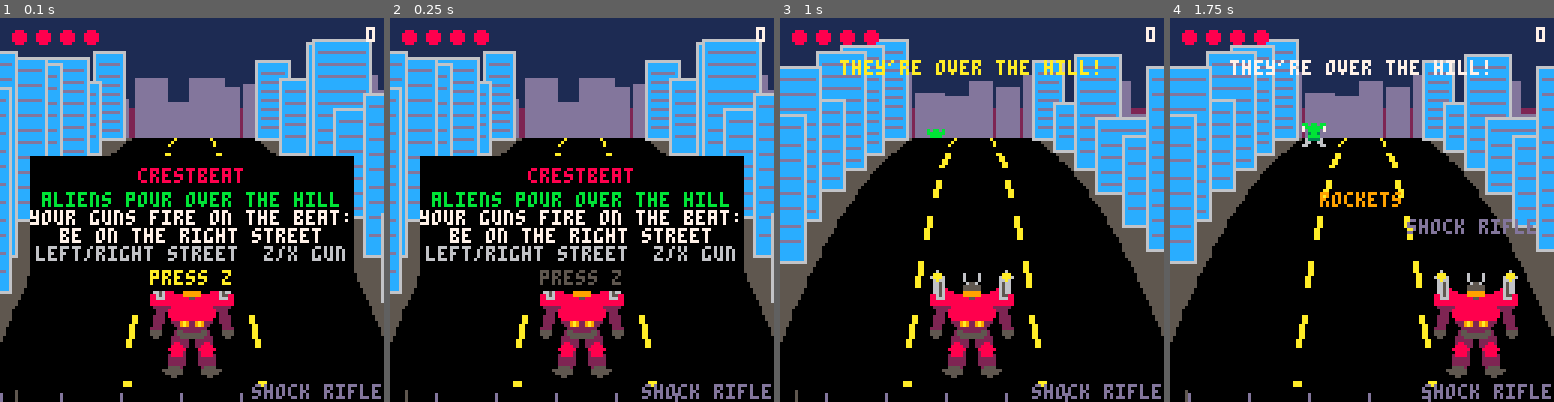
Above: before the commit, frames 1-4 (left to right).
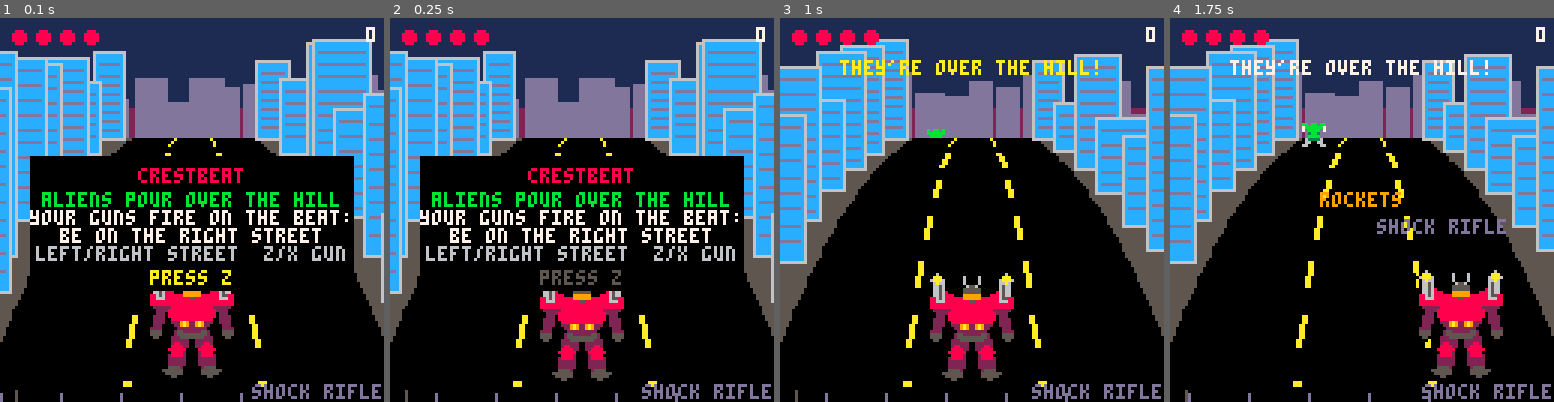
Above: after the commit, the same moments.

Repository: drachis/carts
Game: PICO-8 cartridge proj/crestbeat/crestbeat.p8
Two runs of this game, one before a commit and one after it. Both use one fixed random seed, a clock stepped at 60 frames per second and the inputs below.
Inputs:
- Up to frame 1 (0.1 s): no input
- Up to frame 2 (0.25 s): no input
- Up to frame 3 (1 s): tap X (X key) at 0.33 s; tap O (Z key) at 0.7 s
- Up to frame 4 (1.75 s): tap X (X key) at 1.07 s; hold Right from 1.6 s (still down); tap O (Z key) at 1.7 s

Frame 1 is identical in both runs. In frame 2, 1.1% of the frame differs, in the area x 39-61%, y 71-95%; in frame 3, 1.4%; in frame 4, 5.0%, in the area x 53-96%, y 52-94%.

Commit message:
crestbeat-smooth: the robot springs between streets (about 1.5px past, settled in 10 frames; the guns switch street at once), the reticle glides between targets, and the beat pulse is a smooth wave the bobs follow. 5774 tokens
Co-Authored-By: Claude Opus 5.5 <noreply@anthropic.com>

Diff:
--- a/proj/crestbeat/data.lua
+++ b/proj/crestbeat/data.lua
@@ -41,6 +41,8 @@
 idle_beats=4
 surge=0.12
 straddle=0.7
+robot_spring=0.45
+robot_damping=0.45
 payout_rest=24
 row_frames=10
 count_frames=8
--- a/proj/crestbeat/main.lua
+++ b/proj/crestbeat/main.lua
@@ -2,6 +2,7 @@
  mode=new_mode
  clock,next_beat,combo,score,shake,pulse,ended=0,0,0,0,0,0,0
  scroll,travel_speed,crest_y=0,0,horizon
+ aim_x,aim_y,aim_half=64,100,8
  aliens,sparks,rings,popups,beams,fallen={},{},{},{},{},{}
  reset_stats()
  make_city()
@@ -73,7 +74,6 @@
 end
 
 function on_beat(beat)
- pulse=1
  for hazard in all(hazards) do
   if hazard.land==beat then land_spit(hazard) end
  end
@@ -136,7 +136,6 @@
  else
   ended+=1
   clock+=1/frames_per_beat
-  if clock%1<1/frames_per_beat then pulse=1 end
   if mode!="title" then update_payout() end
   if pressed and ended>15 and (mode=="title" or payout_done()) then start_play() end
  end
@@ -153,7 +152,12 @@
   else
    x,y,scale=alien_centre(target)
   end
-  local half,colour=12*scale+2+pulse*2,target.penalty and 8 or 10
+  local colour=target.penalty and 8 or 10
+  aim_x+=(x-aim_x)*0.4
+  aim_y+=(y-aim_y)*0.4
+  aim_half+=(12*scale+2+pulse*2-aim_half)*0.4
+  x,y=aim_x,aim_y
+  local half=aim_half
   for side=-1,1,2 do
    for up=-1,1,2 do
     local cx,cy=x+side*half,y+up*half
--- a/proj/crestbeat/robot.lua
+++ b/proj/crestbeat/robot.lua
@@ -1,5 +1,5 @@
 function reset_robot()
- robot={lane=0,x=64,hp=max_hp,hurt=0,recoil=0,lift=0,shots=0,glow=0,moved=0}
+ robot={lane=0,x=64,vx=0,hp=max_hp,hurt=0,recoil=0,lift=0,shots=0,glow=0,moved=0}
  equip(start_gun)
 end
 
@@ -27,7 +27,8 @@
   popup(guns[robot.gun].name,robot.x,68-robot.lift,guns[robot.gun].colour)
   sfx(5)
  end
- robot.x+=(64+robot.lane*40-robot.x)*0.6
+ robot.vx=(robot.vx+(64+robot.lane*40-robot.x)*robot_spring)*robot_damping
+ robot.x+=robot.vx
  robot.hurt=max(robot.hurt-1)
  robot.glow=max(robot.glow-1)
  robot.recoil*=0.5
@@ -99,7 +100,7 @@
 end
 
 function draw_robot()
- local top=84+(pulse>0.5 and 1 or 0)+robot.recoil-robot.lift
+ local top=84+(1-pulse)*1.5+robot.recoil-robot.lift
  if robot.lift>1 then
   for jet=-8,8,16 do
    for step=0,robot.lift do
--- a/proj/crestbeat/tests/test_rhythm.lua
+++ b/proj/crestbeat/tests/test_rhythm.lua
@@ -335,6 +335,17 @@
  check("the robot is drawn from the map at its full size",red,"red found: "..tostr(red))
  check("and the sprite sheet it borrowed is put back",before==after,"sheet "..(before==after and "restored" or "changed"))
 
+ reset("play")
+ robot.lane=1
+ local furthest,settled=64
+ for frame=1,30 do
+  robot.vx=(robot.vx+(64+robot.lane*40-robot.x)*robot_spring)*robot_damping
+  robot.x+=robot.vx
+  furthest=max(furthest,robot.x)
+  if not settled and abs(robot.x-104)<1 and abs(robot.vx)<0.5 then settled=frame end
+ end
+ check("the robot springs between streets, a little past and back",furthest>105 and furthest<108 and settled and settled<=12,"overshoots to "..furthest..", settles in "..tostr(settled).." frames")
+
  printh("ok rhythm")
  extcmd("shutdown")
 end
--- a/proj/crestbeat/titan.lua
+++ b/proj/crestbeat/titan.lua
@@ -151,7 +151,7 @@
   draw_limb(knee_x,knee_y,foot_x,foot_y,5,4,colour)
   sspr(88,72,16,8,foot_x-8,foot_y-3)
  end
- local bob=pulse>0.5 and 1 or 0
+ local bob=pulse*1.5
  sspr(0,96,40,32,x-20,y-4+bob)
  for side=-1,1,2 do
   local swing=sin(clock/2+side/4)*3
--- a/proj/crestbeat/world.lua
+++ b/proj/crestbeat/world.lua
@@ -130,7 +130,7 @@
   if beam.life<0 then del(beams,beam) end
  end
  shake*=0.85
- pulse*=0.85
+ pulse=(1+cos(clock))/2
 end
 
 function draw_effects()
Not shown, changed: proj/crestbeat/DESIGN.md
Not shown, changed: proj/crestbeat/notes/main.md
Not shown, changed: proj/crestbeat/notes/robot.md
